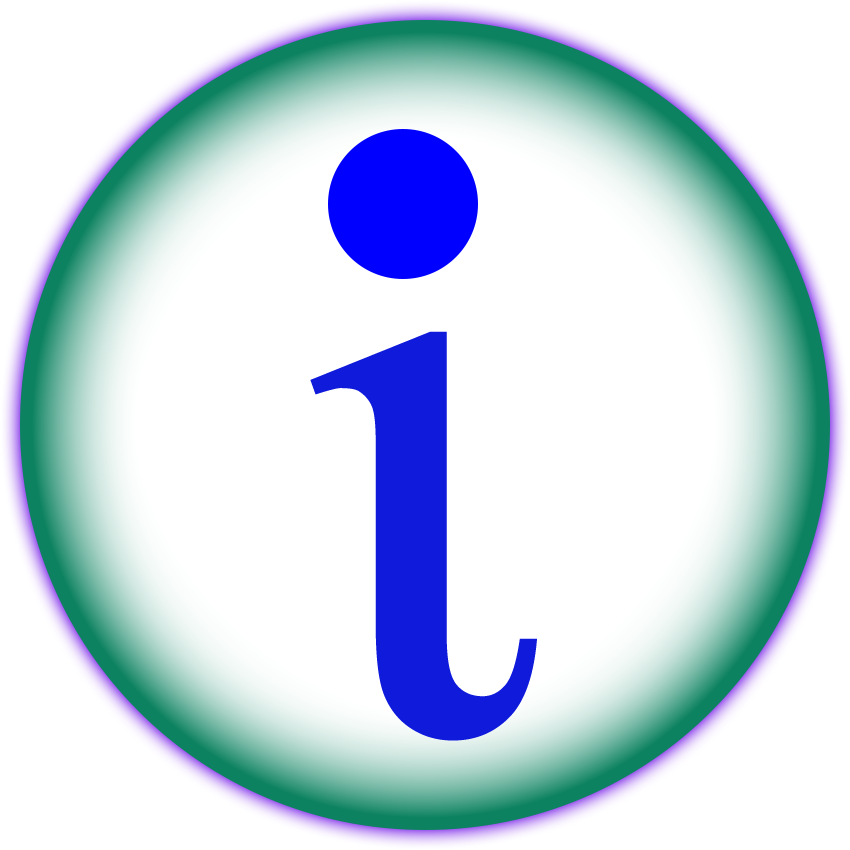
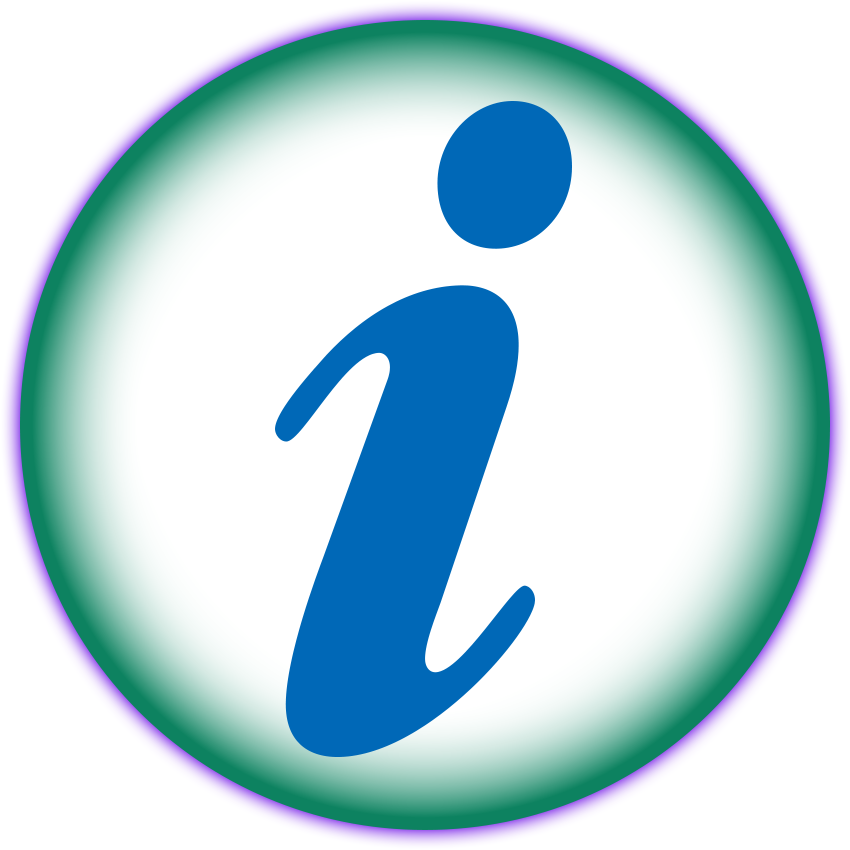
Before/after of a w=850, h=850 layered artwork. What changed in the layer stack:
renamed "椭圆 2" to "形状 1", painted on it over [275, 101, 572, 757]
removed layer "i" over [310, 331, 537, 741]
